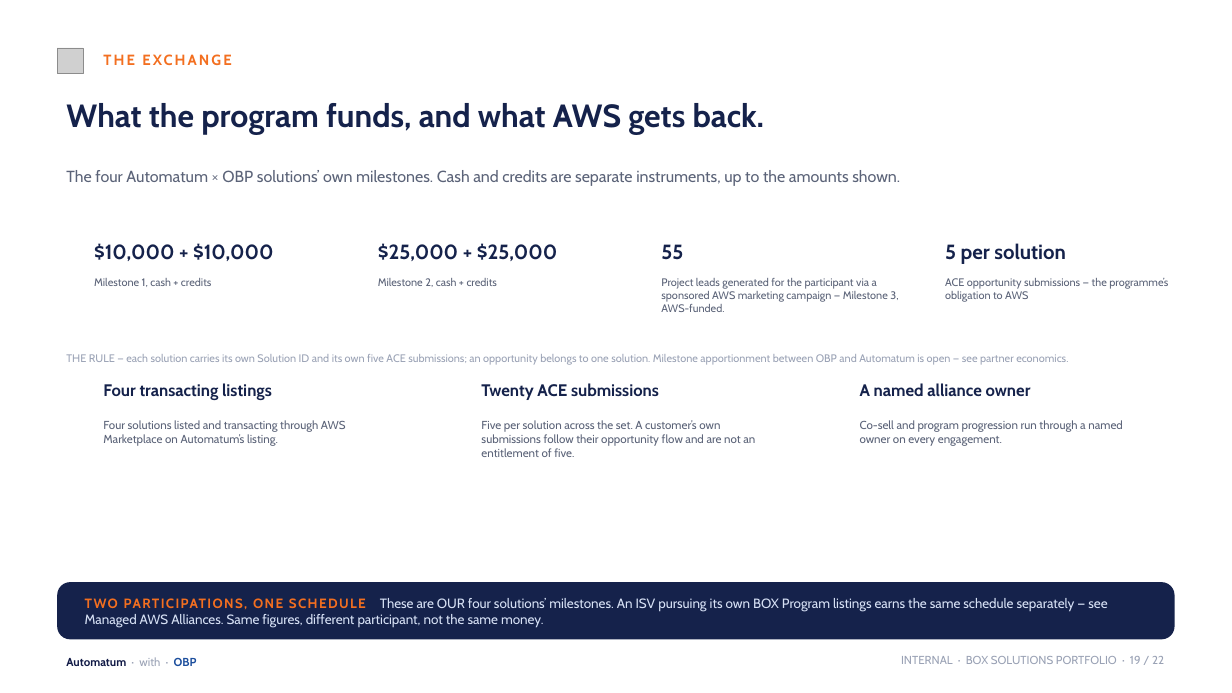
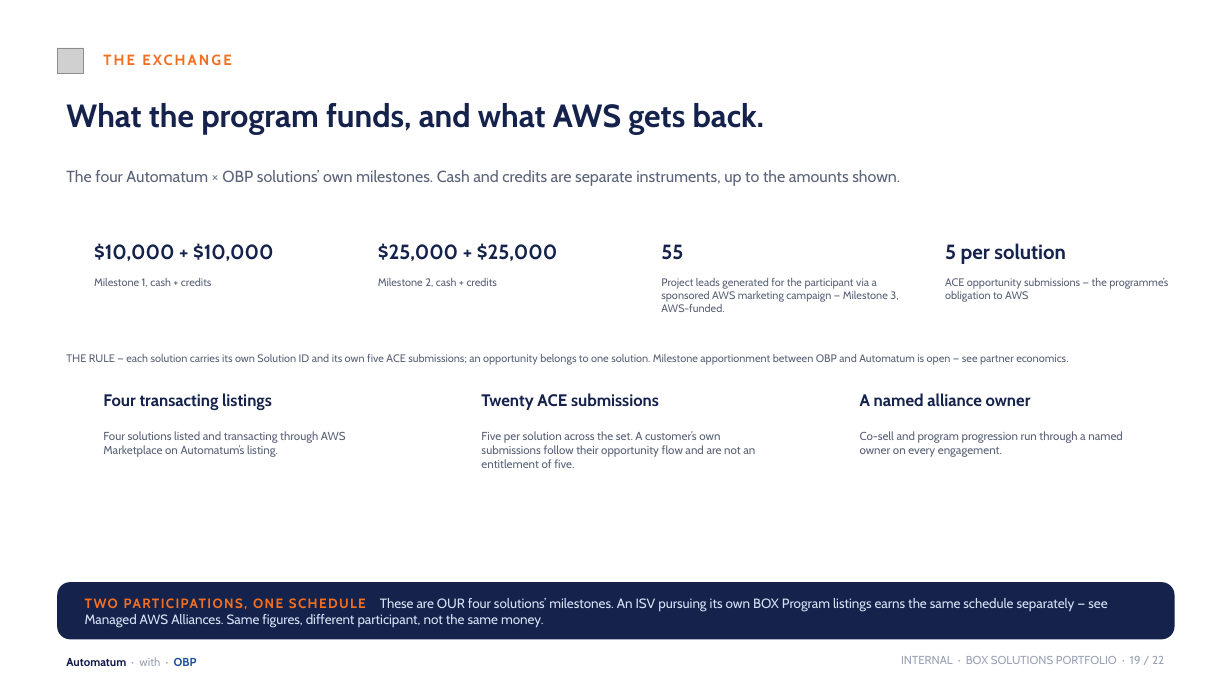
Before and after one commit to KianteEvans/barberbook, a slide deck: slide 19 of docs/deck/BOX_Solutions_Revised.pptx. Drawn at 1232x693 pixels with LibreOffice and Linux fonts; fonts in the diff are those of the drawing; grey boxes stand for pictures; background and template pictures are left out. Boxes give left, top, right and bottom in pixels: in the first picture for what was removed or moved away, otherwise in the second. Text is boxed around its words. In the diff, an @@ line names an element or a change of style, - is before the commit and + after.

```diff
--- a/docs/deck/BOX_Solutions_Revised.pptx
+++ b/docs/deck/BOX_Solutions_Revised.pptx
@@ text "THE RULE — each solution ..." at (66, 354, 1068, 365): text colour #9AA2B5 to #5B6378 @@
@@ 3 texts: place and size @@
-3 texts at (103, 383, 1031, 400)
+3 texts at (103, 393, 1031, 410)
@@ text "Four solutions listed and transacting ...": place and size @@
-text "Four solutions listed and transacting ..." at (103, 420, 346, 446)
+text "Four solutions listed and transacting ..." at (103, 431, 346, 457)
@@ text "Five per solution across the ...": place and size @@
-text "Five per solution across the ..." at (481, 420, 755, 457)
+text "Five per solution across the ..." at (481, 431, 755, 468)
@@ text "Co-sell and program progression run ...": place and size @@
-text "Co-sell and program progression run ..." at (860, 420, 1122, 446)
+text "Co-sell and program progression run ..." at (860, 431, 1122, 457)
```
Also in this commit, not shown: 11 other slides changed, 1 other file.
